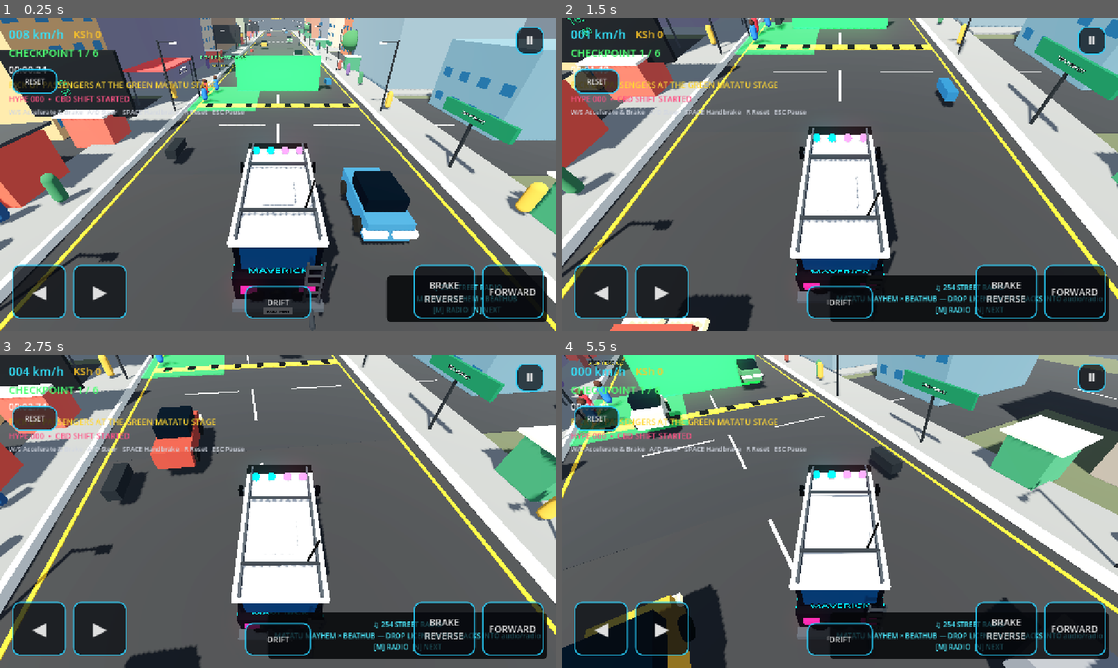
Above: before the commit, frames 1-4 (two rows, left to right).
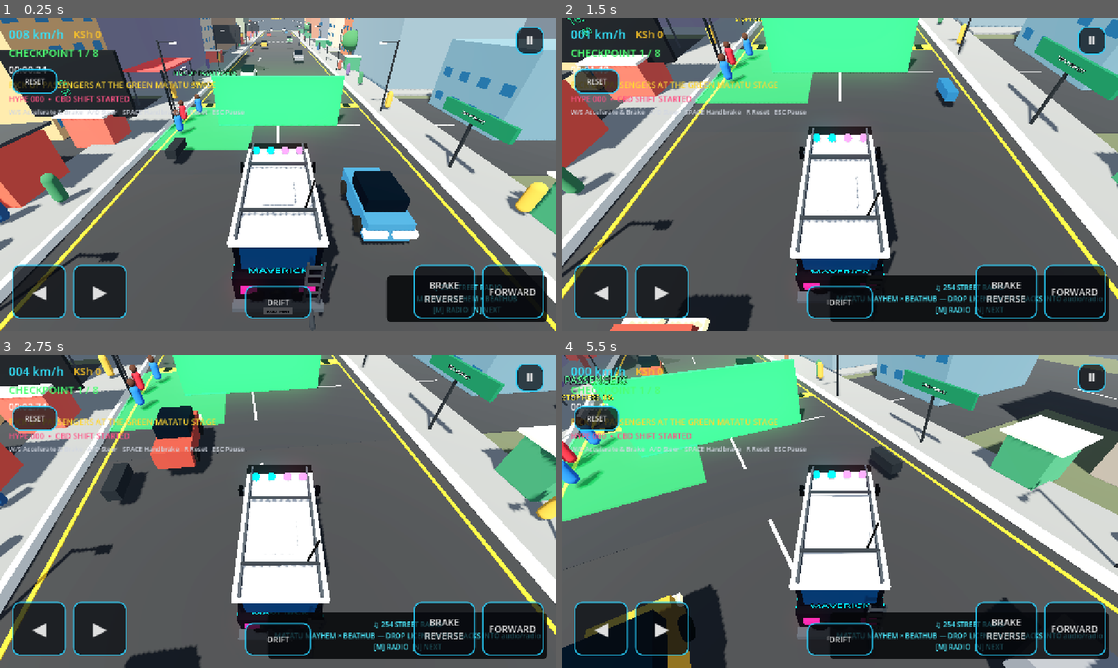
Above: after the commit, the same moments.

Repository: beathubonline-arch/Matatu-Mayhem
Game: Godot game, scene res://scenes/main/Main.tscn
Two runs of this game, one before a commit and one after it. Both use one fixed random seed, a clock stepped at 60 frames per second and the inputs below.
Inputs (mouse positions are in pixels of both pictures, inside the frame that each line leads up to):
- Up to frame 1 (0.25 s): no input
- Up to frame 2 (1.5 s): move the mouse to (962, 158) at 0.52 s; hold D (steer_right) 0.53-1.28 s; hold N (radio_next) 0.53-1.28 s; click (962, 158) at 0.67 s; move the mouse to (728, 190) at 1.27 s; hold S (brake) from 1.28 s (still down); tap M (radio_toggle) at 1.35 s
- Up to frame 3 (2.75 s): move the mouse to (333, 442) at 2.02 s; release S (brake) at 2.03 s; hold D (steer_right) from 2.03 s (still down); hold N (radio_next) from 2.03 s (still down)
- Up to frame 4 (5.5 s): move the mouse to (812, 574) at 2.77 s; release D (steer_right) at 2.78 s; release N (radio_next) at 2.78 s; hold W (accelerate) 2.78-3.53 s; tap M (radio_toggle) at 2.85, 4.35 s; click (812, 574) at 2.92 s; move the mouse to (1006, 558) at 3.52 s; hold N (radio_next) 3.53-4.28 s; hold A (steer_left) 3.53-5.03 s; move the mouse to (673, 464) at 4.27 s; move the mouse to (867, 511) at 5.02 s; hold S (brake) from 5.03 s (still down); hold N (radio_next) from 5.03 s (still down); click (867, 511) at 5.17 s

The runs differ from the first frame. In frame 1, 6.1% of the frame differs, in the area x 16-63%, y 10-43%; in frame 2, 6.8%; in frame 3, 5.4%; in frame 4, 13%, in the area x 0-44%, y 0-54%.

Commit message:
Turn route into multi-street CBD circuit

Diff:
--- a/scenes/main/Main.tscn
+++ b/scenes/main/Main.tscn
@@ -46,11 +46,11 @@
 [node name="PassengerStops" type="Node3D" parent="Gameplay"]
 
 [node name="PickupStage" parent="Gameplay/PassengerStops" instance=ExtResource("10_stop")]
-position = Vector3(-5.7, 0, 55)
+position = Vector3(-5.5, 0, 63)
 stop_kind = "pickup"
 
 [node name="DropoffStage" parent="Gameplay/PassengerStops" instance=ExtResource("10_stop")]
-position = Vector3(-5.7, 0, -55)
+position = Vector3(5.5, 0, -63)
 stop_kind = "dropoff"
 
 [node name="PassengerService" type="Node" parent="Gameplay"]
@@ -69,28 +69,36 @@
 script = ExtResource("5_route")
 
 [node name="Checkpoint01" parent="Gameplay/Route" instance=ExtResource("4_checkpoint")]
-position = Vector3(0, 0, 52)
+position = Vector3(0, 0, 63)
 checkpoint_index = 0
 
 [node name="Checkpoint02" parent="Gameplay/Route" instance=ExtResource("4_checkpoint")]
-position = Vector3(-4, 0, 25)
+position = Vector3(0, 0, 21)
 checkpoint_index = 1
 
 [node name="Checkpoint03" parent="Gameplay/Route" instance=ExtResource("4_checkpoint")]
-position = Vector3(4, 0, -2)
+position = Vector3(31, 0, 21)
 checkpoint_index = 2
 
 [node name="Checkpoint04" parent="Gameplay/Route" instance=ExtResource("4_checkpoint")]
-position = Vector3(-4, 0, -30)
+position = Vector3(31, 0, -21)
 checkpoint_index = 3
 
 [node name="Checkpoint05" parent="Gameplay/Route" instance=ExtResource("4_checkpoint")]
-position = Vector3(4, 0, -58)
+position = Vector3(0, 0, -21)
 checkpoint_index = 4
 
 [node name="Checkpoint06" parent="Gameplay/Route" instance=ExtResource("4_checkpoint")]
-position = Vector3(0, 0, -80)
+position = Vector3(-31, 0, -21)
 checkpoint_index = 5
+
+[node name="Checkpoint07" parent="Gameplay/Route" instance=ExtResource("4_checkpoint")]
+position = Vector3(-31, 0, -63)
+checkpoint_index = 6
+
+[node name="Checkpoint08" parent="Gameplay/Route" instance=ExtResource("4_checkpoint")]
+position = Vector3(0, 0, -63)
+checkpoint_index = 7
 
 [node name="MatatuRadio" type="Node" parent="."]
 script = ExtResource("12_radio")
